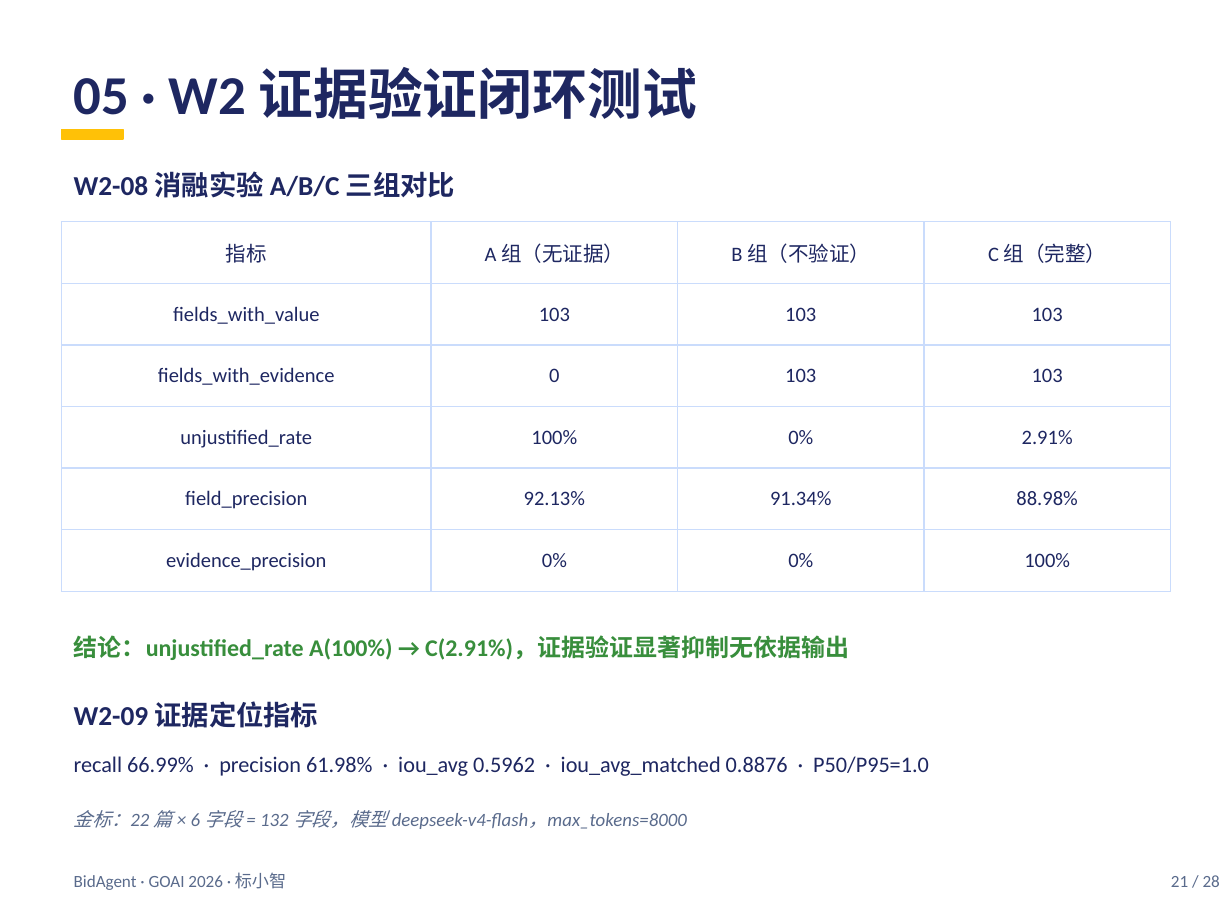
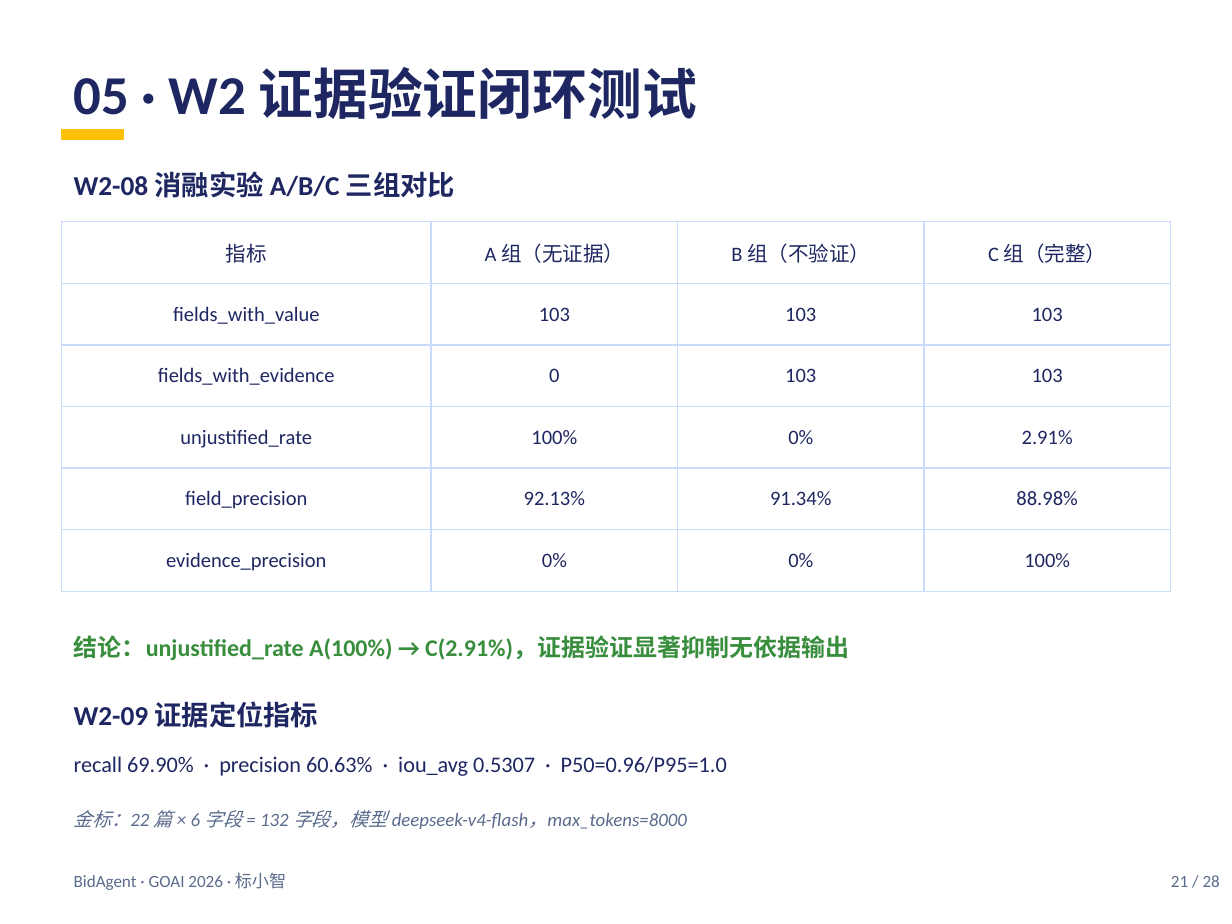
Before and after one commit to tlyyxjz/BidAgent, a slide deck: slide 21 of _w2_report/proposal.pptx. Drawn at 1232x924 pixels with LibreOffice and Linux fonts; fonts in the diff are those of the drawing. Boxes give left, top, right and bottom in pixels: in the first picture for what was removed or moved away, otherwise in the second. Text is boxed around its words. In the diff, an @@ line names an element or a change of style, - is before the commit and + after.

```diff
--- a/_w2_report/proposal.pptx
+++ b/_w2_report/proposal.pptx
@@ text at box(74, 756, 727, 776): text changed @@
-recall 66.99% · precision 61.98% · iou_avg 0.5962 · iou_avg_matched 0.8876 · P50/P95=1.0
+recall 69.90% · precision 60.63% · iou_avg 0.5307 · P50=0.96/P95=1.0
```
Also in this commit, not shown: 4 other slides changed, 23 other files.
